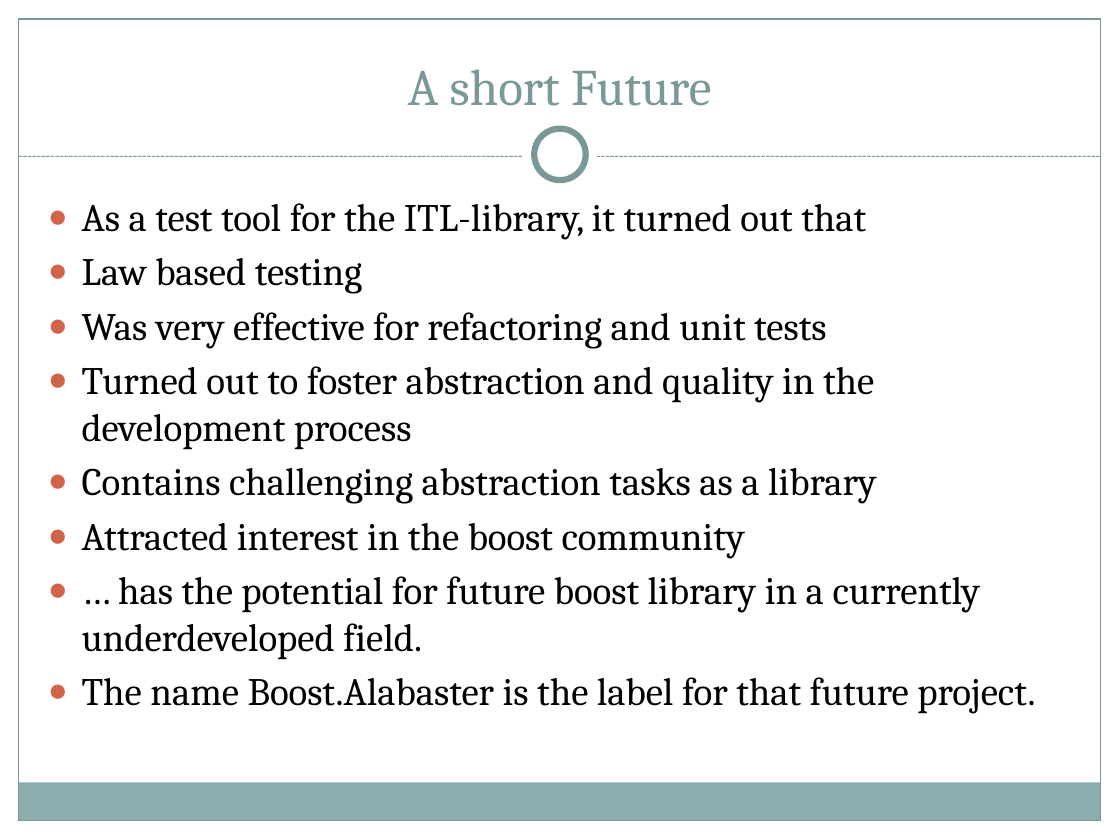
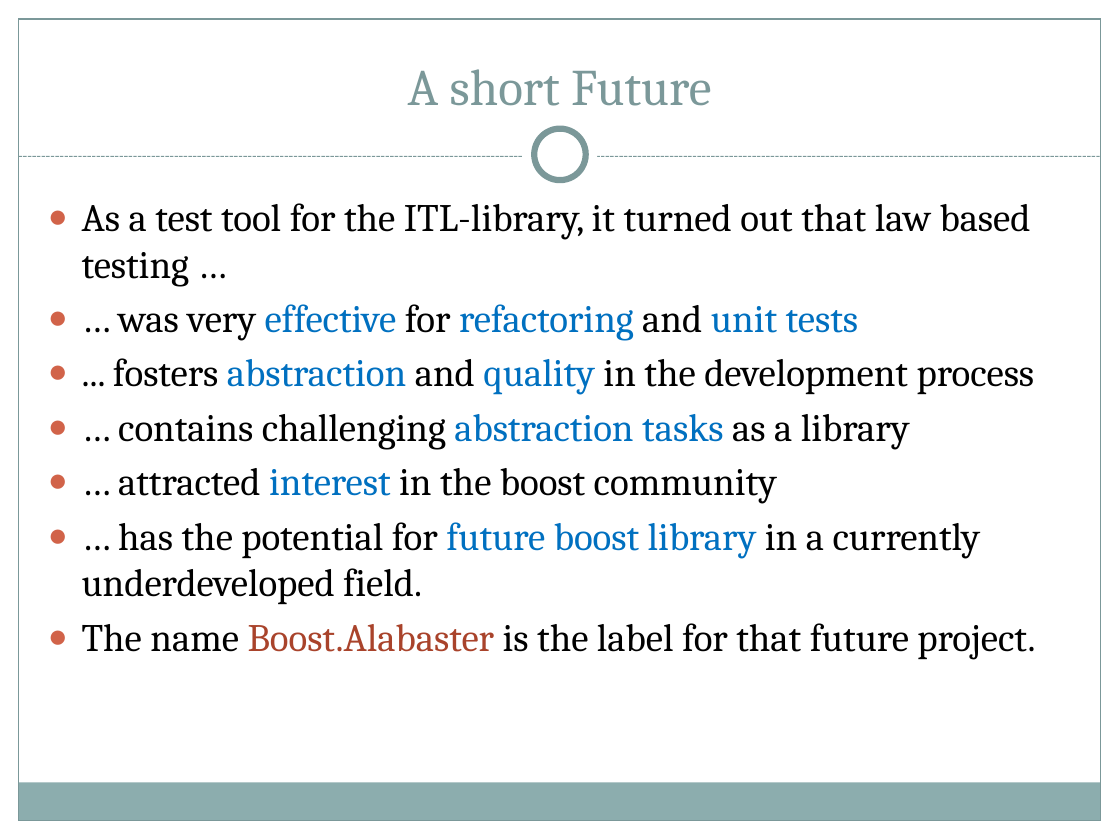
Before and after one commit to ryppl/boost-history, a slide deck: slide 3 of itl/libs/validate/doc/boostcon2010/BoostAlabaster.pptx. Drawn at 1120x840 pixels with LibreOffice and Linux fonts; fonts in the diff are those of the drawing; background and template pictures are left out. Boxes give left, top, right and bottom in pixels: in the first picture for what was removed or moved away, otherwise in the second. Text is boxed around its words. In the diff, an @@ line names an element or a change of style, - is before the commit and + after.

Commit message:
Updated presentation.
SVN-Revision: 61485

```diff
--- a/itl/libs/validate/doc/boostcon2010/BoostAlabaster.pptx
+++ b/itl/libs/validate/doc/boostcon2010/BoostAlabaster.pptx
@@ text at (x1=82, y1=203, x2=1035, y2=504): text changed @@
-● As a test tool for the ITL-library, it turned out that
-● Law based testing
-● Was very effective for refactoring and unit tests
-● Turned out to foster abstraction and quality in the development process
-● Contains challenging abstraction tasks as a library
-● Attracted interest in the boost community
+● As a test tool for the ITL-library, it turned out that law based testing …
+● … was very effective for refactoring and unit tests
+● ... fosters abstraction and quality in the development process
+● … contains challenging abstraction tasks as a library
+● … attracted interest in the boost community
@@ text at (x1=82, y1=522, x2=1035, y2=660): text colour #000000 to #0070C0 in "future boost library"; text colour #000000 to #A9432B in "Boost.Alabaster" @@
```
Also in this commit, not shown: 2 other slides changed.
